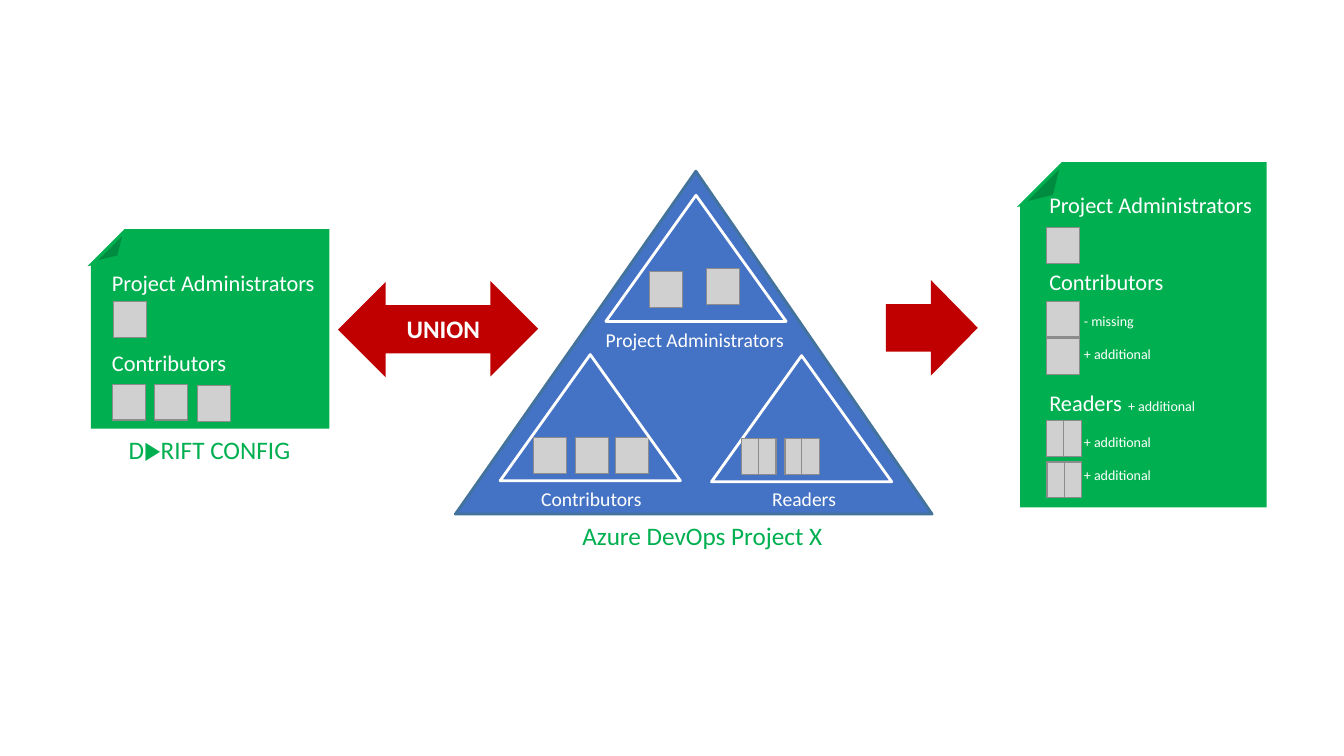
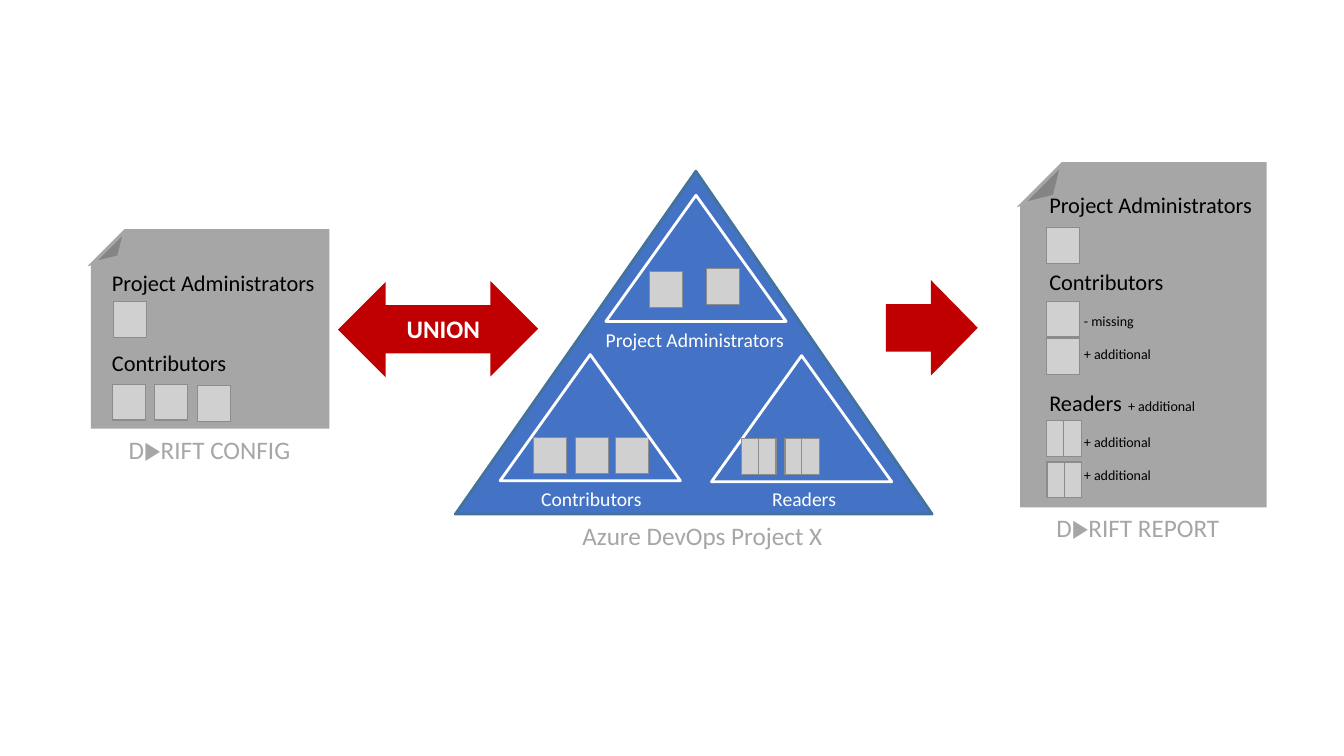
Before and after one commit to ALM-Rangers/azure-devops-anti-drift, a slide deck: slide 1 of images/illustrations.pptx. Drawn at 1344x756 pixels with LibreOffice and Linux fonts; fonts in the diff are those of the drawing; grey boxes stand for pictures. Boxes give left, top, right and bottom in pixels: in the first picture for what was removed or moved away, otherwise in the second. Text is boxed around its words. In the diff, an @@ line names an element or a change of style, - is before the commit and + after.

```diff
--- a/images/illustrations.pptx
+++ b/images/illustrations.pptx
@@ folded corner at (x1=1022, y1=163, x2=1265, y2=505): fill #00B050 to #A6A6A6; outline #00B050 2.25 pt to #A6A6A6 2.25 pt @@
@@ text "Project Administrators" at (x1=1049, y1=197, x2=1251, y2=480): text colour #FFFFFF to #000000 @@
@@ folded corner at (x1=93, y1=231, x2=328, y2=427): fill #00B050 to #A6A6A6; outline #00B050 2.25 pt to #A6A6A6 2.25 pt @@
@@ text "Project Administrators" at (x1=112, y1=275, x2=314, y2=371): text colour #FFFFFF to #000000 @@
@@ text "D▶RIFT CONFIG" at (x1=129, y1=443, x2=290, y2=459): text colour #00B050 to #A6A6A6 @@
@@ text "Azure DevOps Project X" at (x1=582, y1=528, x2=822, y2=549): text colour #00B050 to #A6A6A6 @@
@@ text added at (x1=1056, y1=521, x2=1219, y2=537), 18 pt, text #A6A6A6 @@
+D▶RIFT REPORT
```
Also in this commit, not shown: 2 other slides changed, 3 other files.
